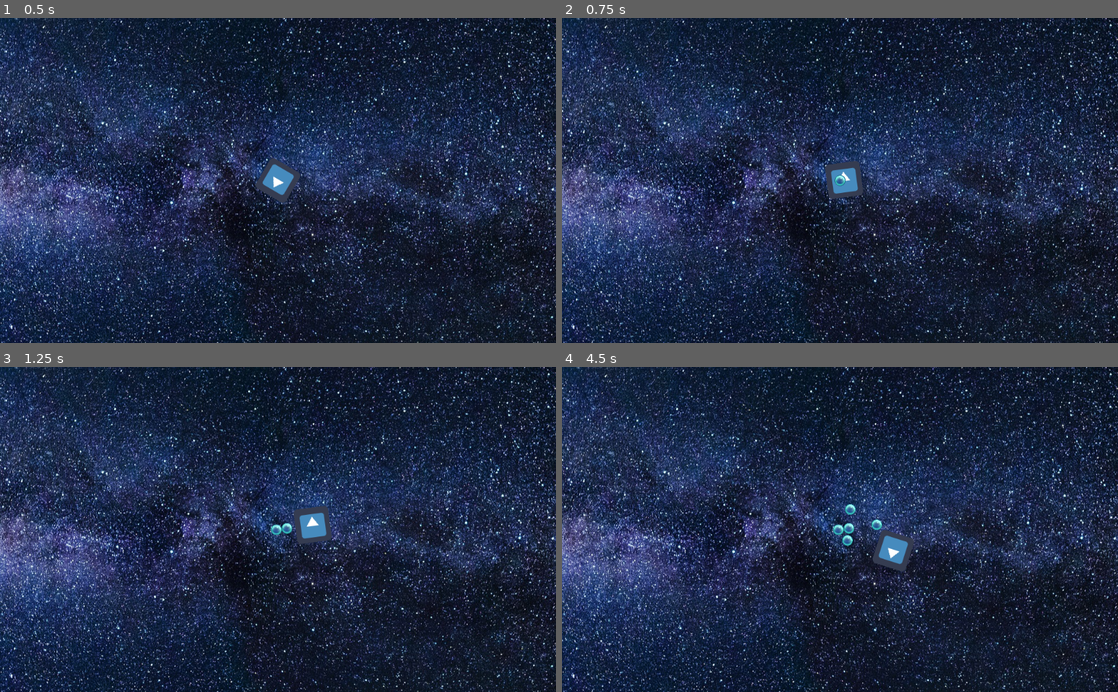
Above: before the commit, frames 1-4 (two rows, left to right).
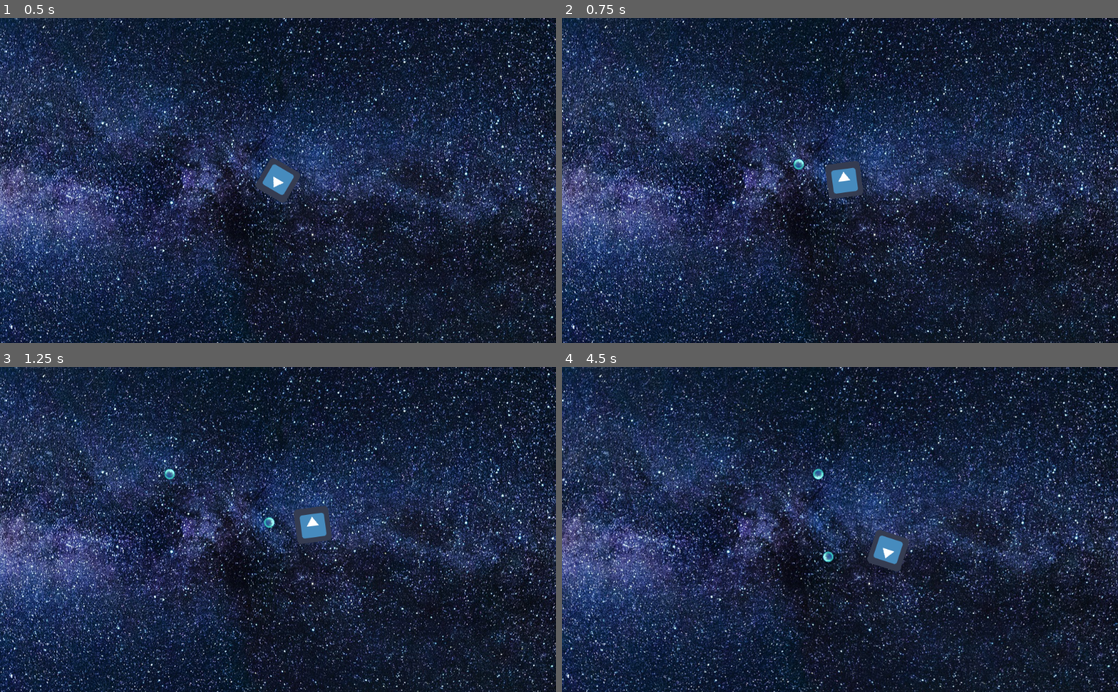
Above: after the commit, the same moments.

Repository: BoontonHighSchool/Mouse_Movement
Game: Godot game, scene res://World.tscn
Same seed, same stepped clock (60 frames per second), same inputs: the game is played once before the commit and once after it. The engine's default icon, where the game draws it, is replaced by a stand-in: a white triangle on a blue panel in a dark square.
Inputs (mouse positions are in pixels of both pictures, inside the frame that each line leads up to):
- Up to frame 1 (0.5 s): no input
- Up to frame 2 (0.75 s): tap Enter (ui_accept) at 0.5 s; move the mouse to (962, 164) at 0.52 s; click (962, 164) at 0.67 s
- Up to frame 3 (1.25 s): tap Enter (ui_accept) at 0.77 s
- Up to frame 4 (4.5 s): move the mouse to (728, 545) at 1.27 s; click (728, 545) at 1.42 s; tap Enter (ui_accept) at 1.52, 3.02, 3.77 s; move the mouse to (895, 458) at 2.02 s; click (895, 458) at 2.17 s; move the mouse to (812, 594) at 2.77 s; click (812, 594) at 2.92 s; move the mouse to (1006, 578) at 3.52 s; click (1006, 578) at 3.67 s; move the mouse to (673, 480) at 4.27 s; click (673, 480) at 4.42 s

Frame 1 is identical in both runs. In frame 2, 0.1% of the frame differs, in the area x 41-55%, y 43-54%; in frame 3, 0.2%; in frame 4, 34%, in the area x 0-100%, y 0-100%.
Error after the commit: Invalid get index 'global_position' (on base: 'GDScriptNativeClass'). (res://Area2D.gd:14)

Commit message:
Update Area2D.gd

Diff:
--- a/Area2D.gd
+++ b/Area2D.gd
@@ -9,13 +9,13 @@
 	var shoot = Input.is_action_just_pressed('ui_accept')
 	if shoot:
 		var projectile = preload("res://Projectile.tscn").instance()
+		get_parent().add_child(projectile) #don't want bullet to move with me, so add it as child of parent
 		projectile.shoot_at_mouse(self.global_position)
-		projectile.position = $Sprite/Position2D.global_position #use node for shoot position
+		projectile.position = self/Position2D.global_position #use node for shoot position
 		projectile.add_collision_exception_with(self) # don't want player to collide with bullet
-		get_parent().add_child(projectile) #don't want bullet to move with me, so add it as child of parent
 
 
 func _input(event):
 	if event is InputEventMouseButton and event.button_index == BUTTON_LEFT and event.pressed:
-		$Tween.interpolate_property($Sprite, "global_position",$Sprite.global_position, get_global_mouse_position(), 2,Tween.TRANS_LINEAR,Tween.EASE_IN_OUT)
+		$Tween.interpolate_property(self, "global_position", self.global_position, get_global_mouse_position(), 2,Tween.TRANS_LINEAR,Tween.EASE_IN_OUT)
 		$Tween.start()
